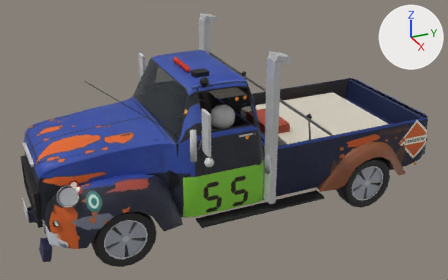
The glTF model public/cars/field/models/55.glb: old version first, new version second.
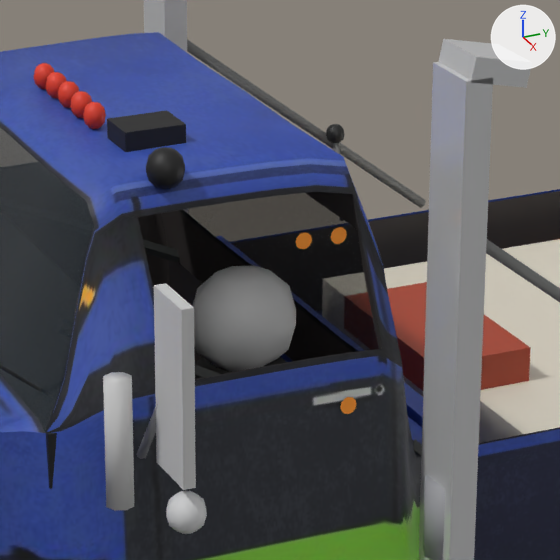
Each version is shown whole from a 50 mm camera at (6.08, -2.75, 3.86) aimed at (0.04, -0.03, 0.84), then close up on the part from 37% to 66% of the width and 15% to 62% of the height. Arrows for +X, +Y and +Z are at upper right; the lights stay in place. The older version's two pictures come first. Vertices at exactly the same position are counted once.

Names of what the first close-up shows: 'body'.
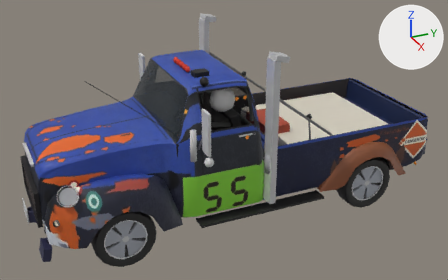
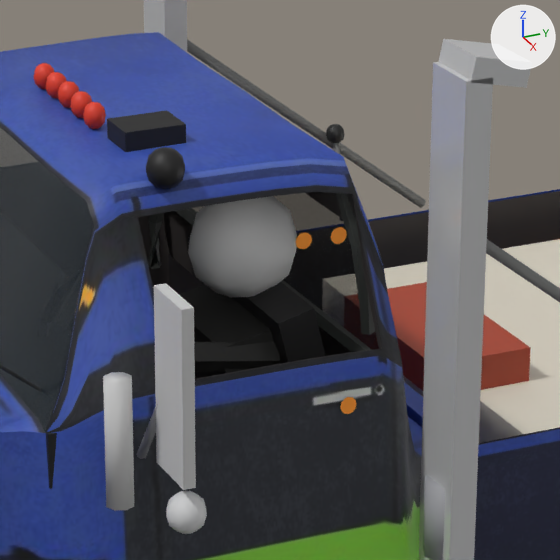
Pixel boxes [x1, y1, x2, y2] of what changed, in the close-ups (560 x 560 px; the box of a moved part takes in the faces that stretch with it):
part 1 of me_body_mesh, added: after [232, 282, 326, 364]
part 2 of me_body_mesh, moved or reshaped (mostly hidden before): before [195, 358, 230, 374]; after [179, 285, 279, 379]
part 3 of me_body_mesh, moved or reshaped: before [193, 265, 296, 372]; after [188, 196, 297, 298]
part 4 of me_body_mesh, moved or reshaped (mostly hidden before): before [143, 239, 422, 457]; after [148, 193, 375, 369]
part 5 of me_body_mesh, surface changed: after [195, 366, 247, 371]

What the commit changed:
me_body_mesh is used by ob_body; location (0.0, 0.0, 0.0).
me_body_mesh had 4717 vertices, 8092 faces and spanned x -1.1..1.1, y -2.33..2.56, z 0.17..2.1.
me_body_mesh now has 4752 vertices, 8162 faces and spans x -1.1..1.1, y -2.33..2.56, z 0.17..2.1.
me_body_mesh part 1: the loose piece of 8 vertices spanning x 0.11..0.61, y -0.21..0.04, z 0.54..1.18 is copied, and the copy is moved by (0.0, 0.0, 0.21); it spans x 0.11..0.61, y -0.21..0.04, z 0.74..1.39.
me_body_mesh part 2: the loose piece of 8 vertices spanning x 0.18..0.54, y -0.33..-0.03, z 0.56..1.12 is moved by (0.0, 0.0, 0.21).
me_body_mesh part 3: the loose piece of 42 vertices spanning x 0.23..0.49, y -0.34..-0.04, z 1.14..1.42 is moved by (0.0, 0.0, 0.21).
Part 4, on me_body_mesh:
82 vertices are removed from x -0.79..0.74, y -0.78..0.14, z 0.54..1.46.
190 faces are deleted.
31 vertices move from x -0.72..0.81, y -0.77..0.14, z 0.54..1.45 to x -0.66..0.8, y -0.79..0.04, z 0.99..1.74.
99 vertices are added at x -0.8..0.79, y -0.78..0.05, z 0.99..1.74.
232 new faces join them, mat_car55_livery (picture img_55_livery).
me_body_mesh part 5: 12 kept faces spanning x -0.6..0.54, y -0.79..-0.18, z 1.21..1.74 get new texture (UV) coordinates.
Other edits to the shape of me_body_mesh do not show in these pictures.
